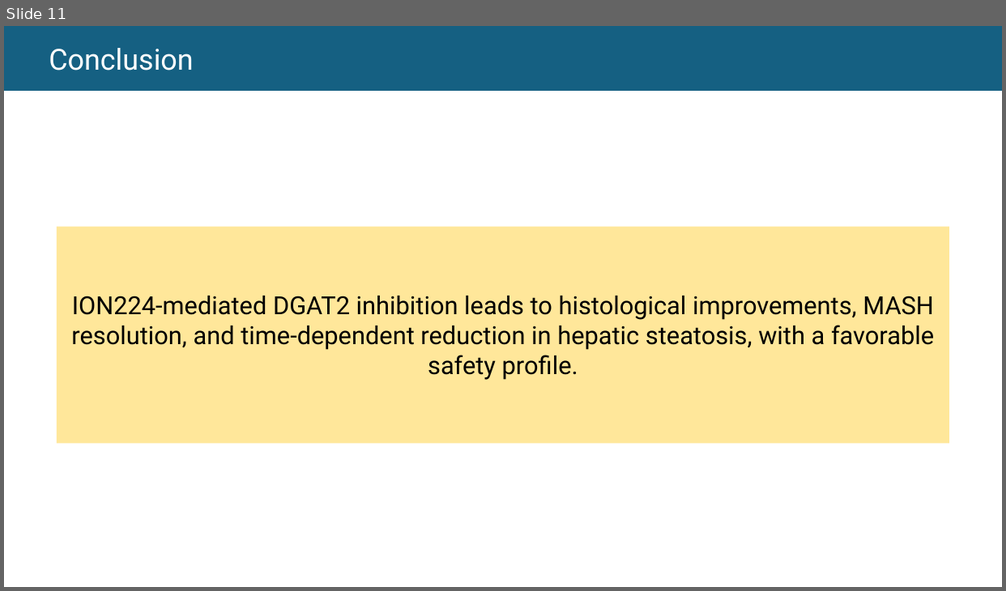
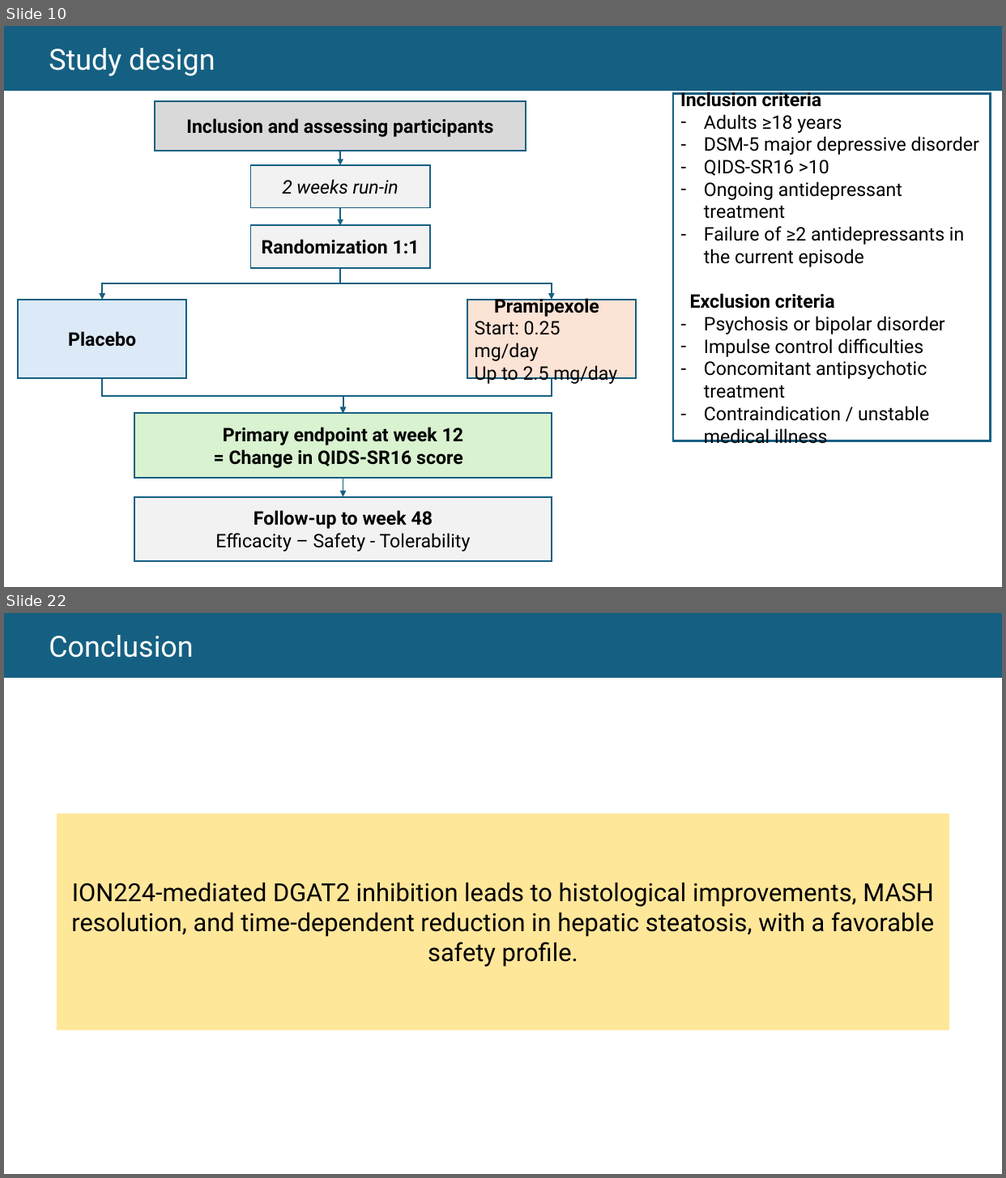
Before and after one commit to thomashusson29/M2biostatistiques, a slide deck: S1/devoirEO/Oral M2.pptx. Shown one above the other, each under a label of ours: slide 11 before the commit, slides 10 and 22 after it; the slides between them are not shown. The pictures are 1006x591 and 1006x1178 pixels, drawn with LibreOffice and Linux fonts; fonts in the diff are those of the drawing. Boxes give left, top, right and bottom in pixels: in the first picture for what was removed or moved away, otherwise in the second. Text is boxed around its words. In the diff, an @@ line names an element or a change of style, - is before the commit and + after.

```diff
--- a/S1/devoirEO/Oral M2.pptx
+++ b/S1/devoirEO/Oral M2.pptx
@@ slide 10 added at (x1=4, y1=26, x2=1002, y2=587), background #FFFFFF @@
@@ rectangle added at (x1=4, y1=26, x2=1002, y2=90), fill #156082, 28 pt, text #FFFFFF @@
+  Study design
@@ rectangle added at (x1=673, y1=94, x2=991, y2=442), fill #FFFFFF, outline #156082 2.25 pt, 18 pt, text #000000 @@
+Inclusion criteria
+– Adults ≥18 years
+– DSM-5 major depressive disorder
+– QIDS-SR16 >10
+– Ongoing antidepressant treatment
+– Failure of ≥2 antidepressants in the current episode
+Exclusion criteria
+– Psychosis or bipolar disorder
+– Impulse control difficulties
+– Concomitant antipsychotic treatment
+– Contraindication / unstable medical illness
@@ rectangle added at (x1=155, y1=101, x2=526, y2=151), fill #D9D9D9, outline #156082 1.5 pt, 18 pt, text #000000, bold @@
+Inclusion and assessing participants
@@ rectangle added at (x1=251, y1=165, x2=430, y2=208), fill #F2F2F2, outline #156082 1.5 pt, 18 pt, text #000000, italic @@
+2 weeks run-in
@@ arrow added from (340, 151) to (340, 165), #156082 1.5 pt @@
@@ arrow added from (340, 208) to (340, 226), #156082 1.5 pt @@
@@ rectangle added at (x1=251, y1=226, x2=430, y2=268), fill #F2F2F2, outline #156082 1.5 pt, 18 pt, text #000000, bold @@
+Randomization 1:1
@@ elbow arrow added from (340, 268) to (102, 300), #156082 1.5 pt @@
@@ elbow arrow added from (340, 268) to (552, 300), #156082 1.5 pt @@
@@ rectangle added at (x1=18, y1=300, x2=187, y2=378), fill #DCEAF7, outline #156082 1.5 pt, 18 pt, text #000000, bold @@
+Placebo
@@ rectangle added at (x1=467, y1=300, x2=637, y2=378), fill #FBE3D6, outline #156082 1.5 pt, 18 pt, text #000000 @@
+Pramipexole
+Start: 0.25 mg/day
+Up to 2.5 mg/day
@@ elbow arrow added from (102, 378) to (343, 414), #156082 1.5 pt @@
@@ elbow arrow added from (552, 378) to (343, 414), #156082 1.5 pt @@
@@ rectangle added at (x1=134, y1=414, x2=552, y2=478), fill #D9F2D0, outline #156082 1.5 pt, 18 pt, text #000000, bold @@
+Primary endpoint at week 12
+= Change in QIDS-SR16 score
@@ arrow added from (343, 478) to (343, 497), #156082 1.5 pt @@
@@ rectangle added at (x1=134, y1=497, x2=552, y2=561), fill #F2F2F2, outline #156082 1.5 pt, 18 pt, text #000000 @@
+Follow-up to week 48
+Efficacity – Safety - Tolerability
@@ what was slide 11 is now slide 22 @@
```
Also in this commit, not shown: 3 slides changed, 17 other slides added, 7 slides removed, 31 other files.
